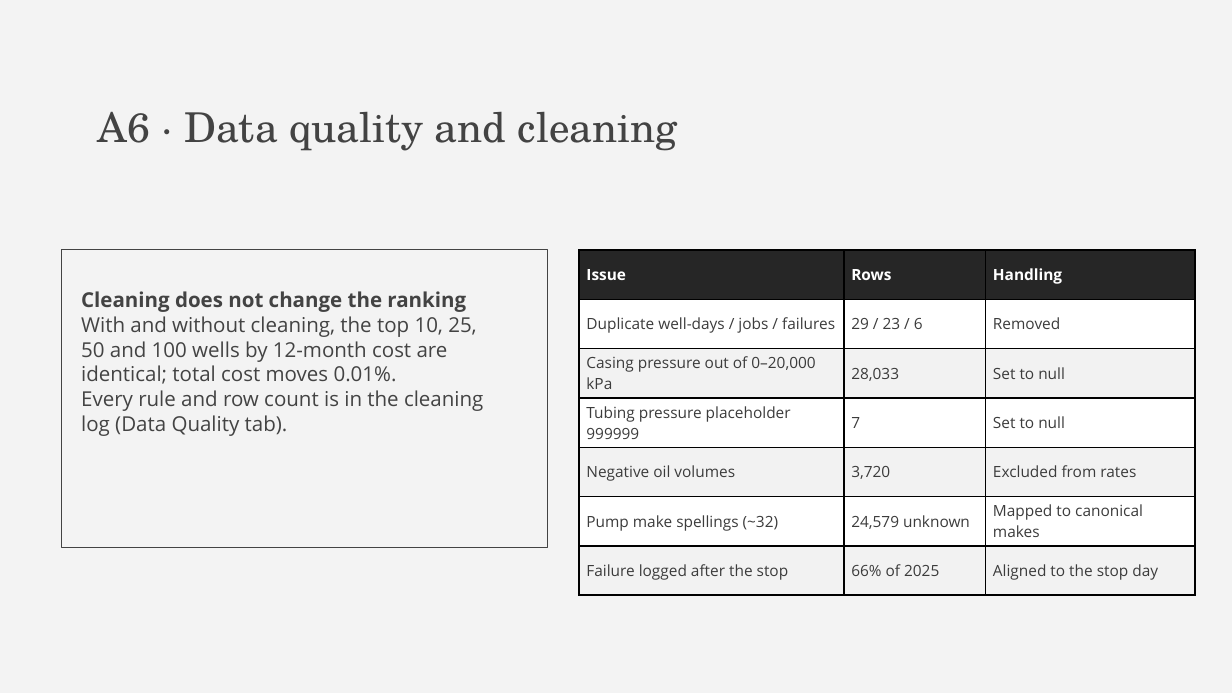
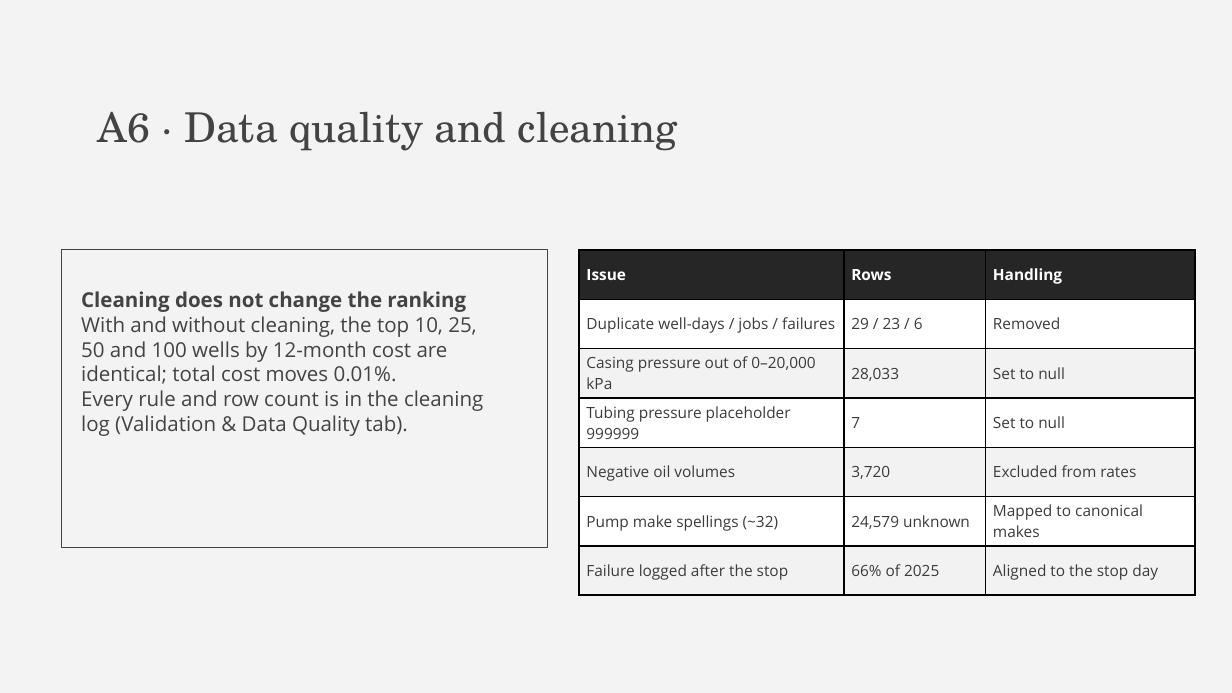
Before and after one commit to Angie629/dsmlc2026, a slide deck: slide 25 of docs/Bad Actors - DSMLC Datathon 2026.pptx. Drawn at 1232x693 pixels with LibreOffice and Linux fonts; fonts in the diff are those of the drawing. Boxes give left, top, right and bottom in pixels: in the first picture for what was removed or moved away, otherwise in the second. Text is boxed around its words. In the diff, an @@ line names an element or a change of style, - is before the commit and + after.

```diff
--- a/docs/Bad Actors - DSMLC Datathon 2026.pptx
+++ b/docs/Bad Actors - DSMLC Datathon 2026.pptx
@@ text at (x1=81, y1=390, x2=483, y2=436): text changed @@
-Every rule and row count is in the cleaning log (Data Quality tab).
+Every rule and row count is in the cleaning log (Validation & Data Quality tab).
```
Also in this commit, not shown: 6 other slides changed, 14 other files.
